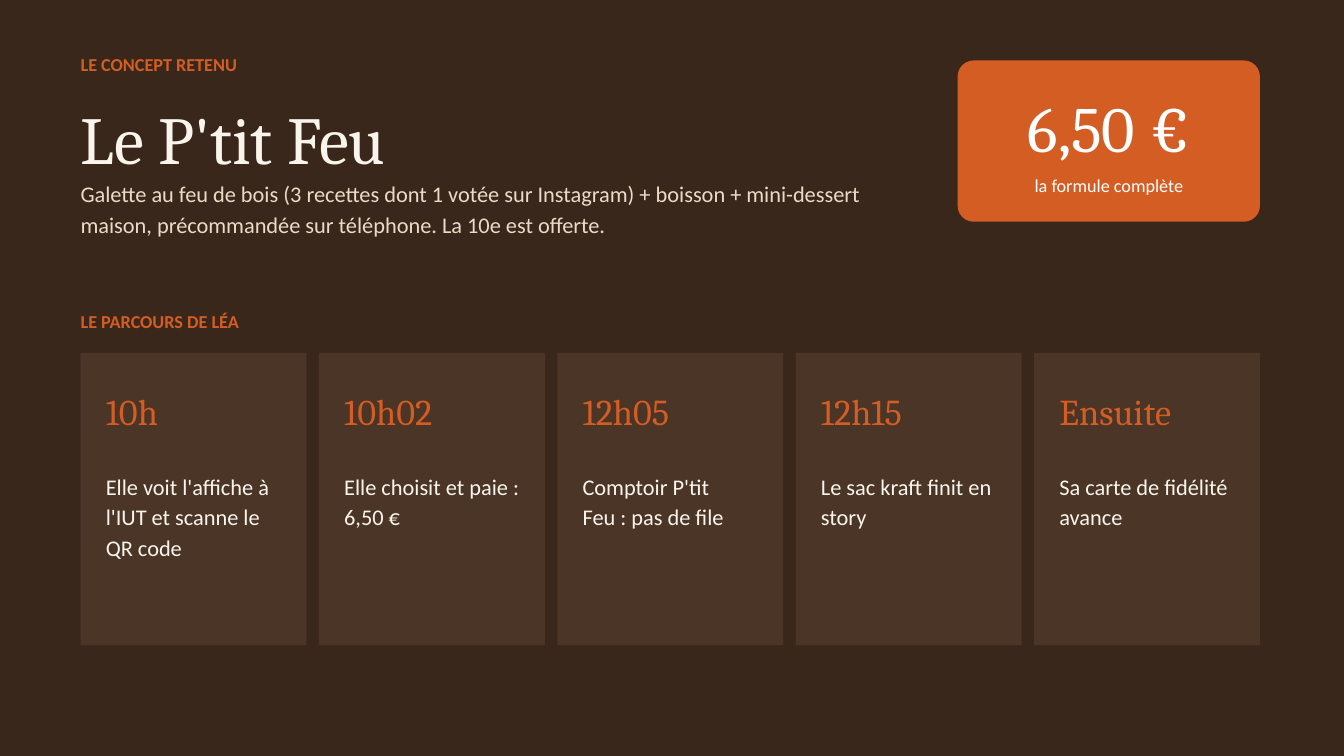
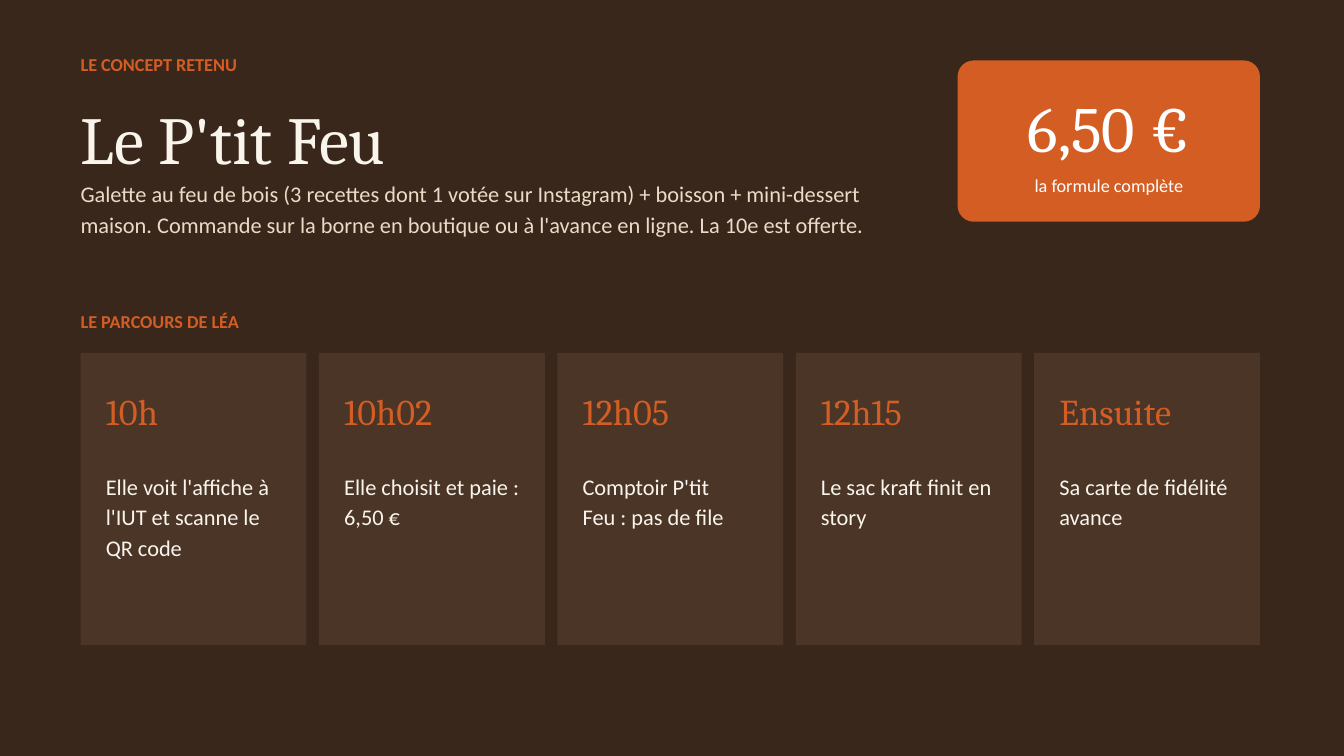
Before and after one commit to matheoguz/Devoir-TC-, a slide deck: slide 7 of design-thinking-petitjean/Le-Ptit-Feu-diapo.pptx. Drawn at 1344x756 pixels with LibreOffice and Linux fonts; fonts in the diff are those of the drawing. Boxes give left, top, right and bottom in pixels: in the first picture for what was removed or moved away, otherwise in the second. Text is boxed around its words. In the diff, an @@ line names an element or a change of style, - is before the commit and + after.

```diff
--- a/design-thinking-petitjean/Le-Ptit-Feu-diapo.pptx
+++ b/design-thinking-petitjean/Le-Ptit-Feu-diapo.pptx
@@ text at bbox=[81, 186, 863, 237]: text changed @@
-Galette au feu de bois (3 recettes dont 1 votée sur Instagram) + boisson + mini-dessert maison, précommandée sur téléphone. La 10e est offerte.
+Galette au feu de bois (3 recettes dont 1 votée sur Instagram) + boisson + mini-dessert maison. Commande sur la borne en boutique ou à l'avance en ligne. La 10e est offerte.
```
Also in this commit, not shown: 3 other slides changed, 12 other files.
